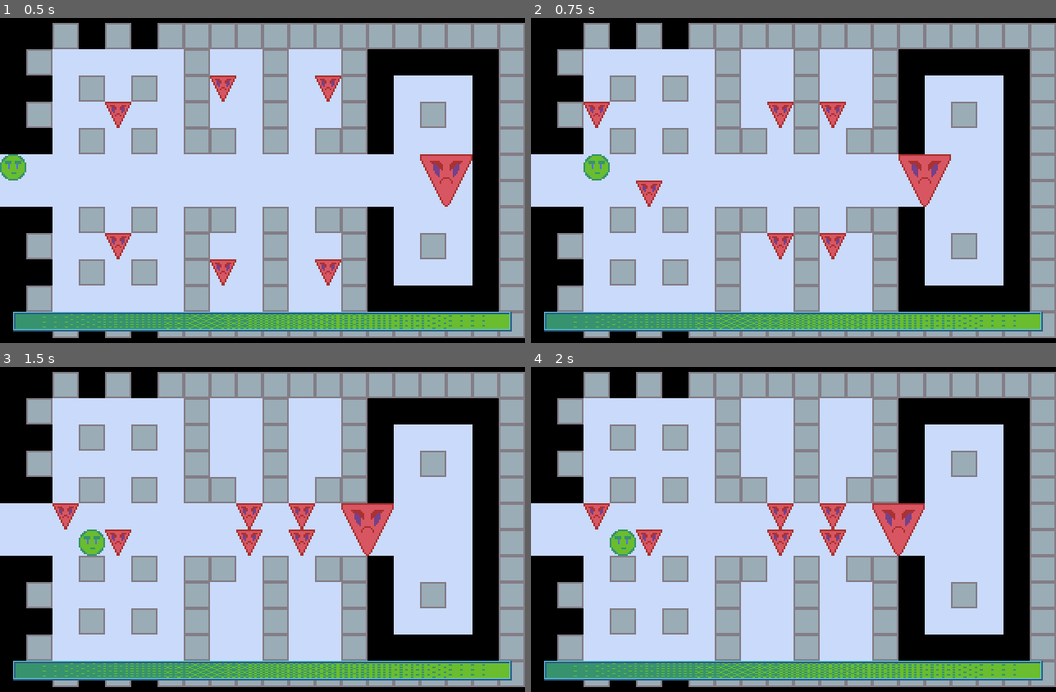
Above: before the commit, frames 1-4 (two rows, left to right).
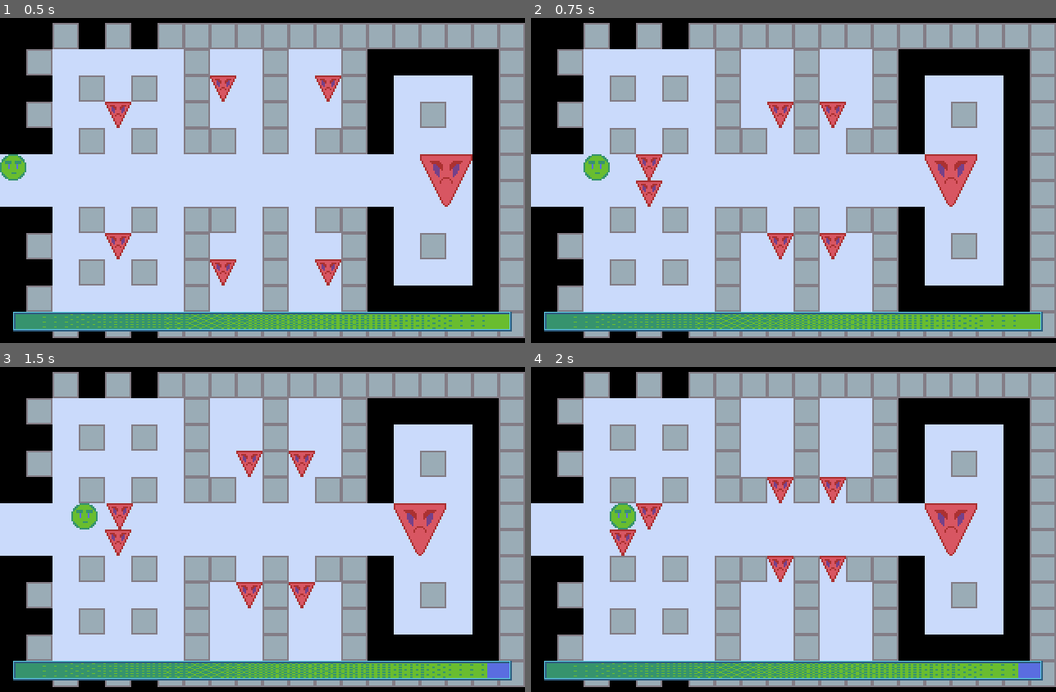
Above: after the commit, the same moments.

Repository: AaronWizard/ShapeFight
Game: Godot game, scene res://Game.tscn
Same seed, same stepped clock (60 frames per second), same inputs: the game is played once before the commit and once after it.
Inputs (mouse positions are in pixels of both pictures, inside the frame that each line leads up to):
- Up to frame 1 (0.5 s): no input
- Up to frame 2 (0.75 s): tap Enter at 0.5 s; move the mouse to (909, 164) at 0.52 s; hold Right (move_east) from 0.53 s (still down); tap Space (wait) at 0.6 s; click (909, 164) at 0.67 s
- Up to frame 3 (1.5 s): tap Space (wait) at 1.25, 1.35 s; move the mouse to (157, 545) at 1.27 s; release Right (move_east) at 1.28 s; hold Down (move_south) from 1.28 s (still down)
- Up to frame 4 (2 s): keep holding Down (move_south)

Frame 1 is identical in both runs. In frame 2, 1.9% of the frame differs, in the area x 10-85%, y 25-59%; in frame 3, 5.3%; in frame 4, 5.6%, in the area x 10-98%, y 33-96%.

Commit message:
AIs pathfind to cells adjacent to player to prevent searching for paths to blocked cells

Diff:
--- a/Actors/Controllers/AI.gd
+++ b/Actors/Controllers/AI.gd
@@ -48,9 +48,6 @@
 	var result: MoveAction = null
 
 	var path := _get_path(target)
-	if path.size() > 0:
-		assert(path[0] == get_actor().cell_position)
-		assert(path[ path.size() - 1 ] == target.cell_position)
 
 	if path.size() > 0:
 		while target.on_cell(path[ path.size() - 1 ]):
@@ -72,4 +69,15 @@
 
 func _get_path(target: Actor) -> Array:
 	_pathfinder.rebuild()
-	return _pathfinder.get_path(get_actor().cell_position, target.cell_position)
+
+	var result := []
+	var have_result := false
+
+	for c in target.adjacent_cells():
+		if _pathfinder.has_cell(c):
+			var path := _pathfinder.get_path(get_actor().cell_position, c)
+			if not have_result or path.size() < result.size():
+				result = path
+				have_result = true
+
+	return result
--- a/Maps/Pathfinder.gd
+++ b/Maps/Pathfinder.gd
@@ -10,6 +10,10 @@
 
 	_add_traversable_cells()
 	_connect_traversable_cells()
+
+func has_cell(cell: Vector2) -> bool:
+	var id := _id_from_cell(cell.x, cell.y)
+	return _astar.has_point(id)
 
 func get_path(start: Vector2, end: Vector2) -> Array:
 	var result := []
@@ -34,7 +38,7 @@
 	for x in range(rect.position.x, rect.end.x):
 		for y in range(rect.position.y, rect.end.y):
 			var cell := Vector2(x, y)
-			if map.actor_can_enter_cell(actor, cell, true):
+			if map.actor_can_enter_cell(actor, cell, false):
 				var id := _id_from_cell(x, y)
 				_astar.add_point(id, Vector3(x, y, 0))
 
